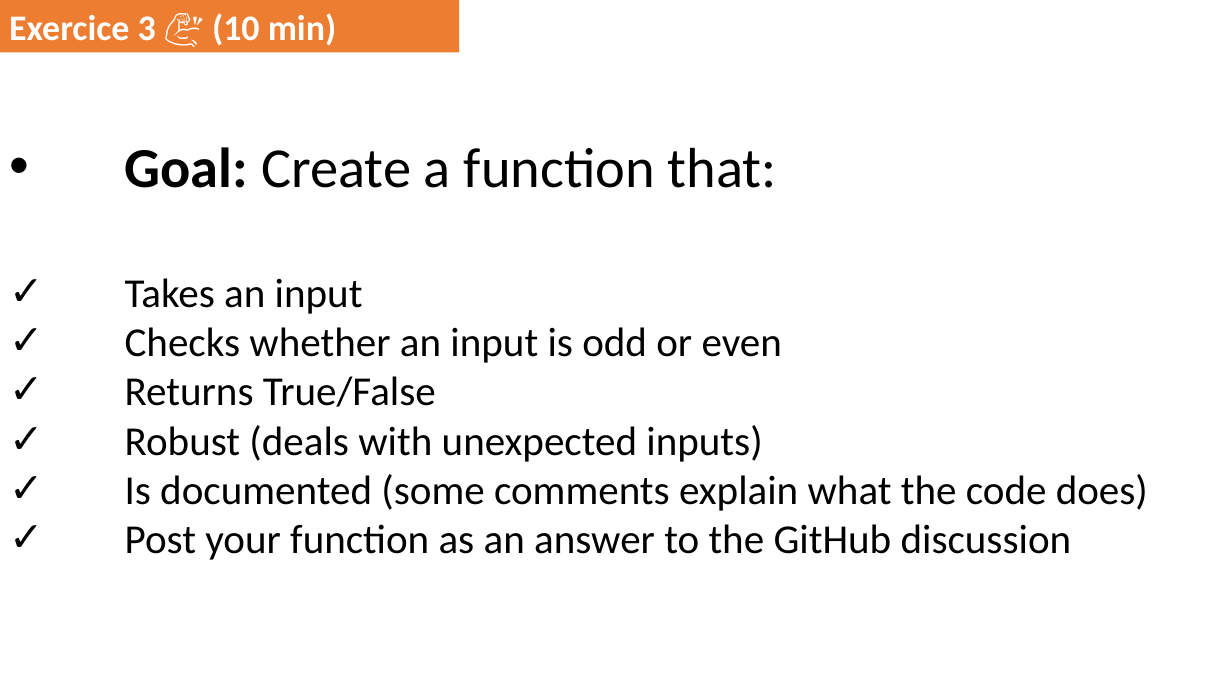
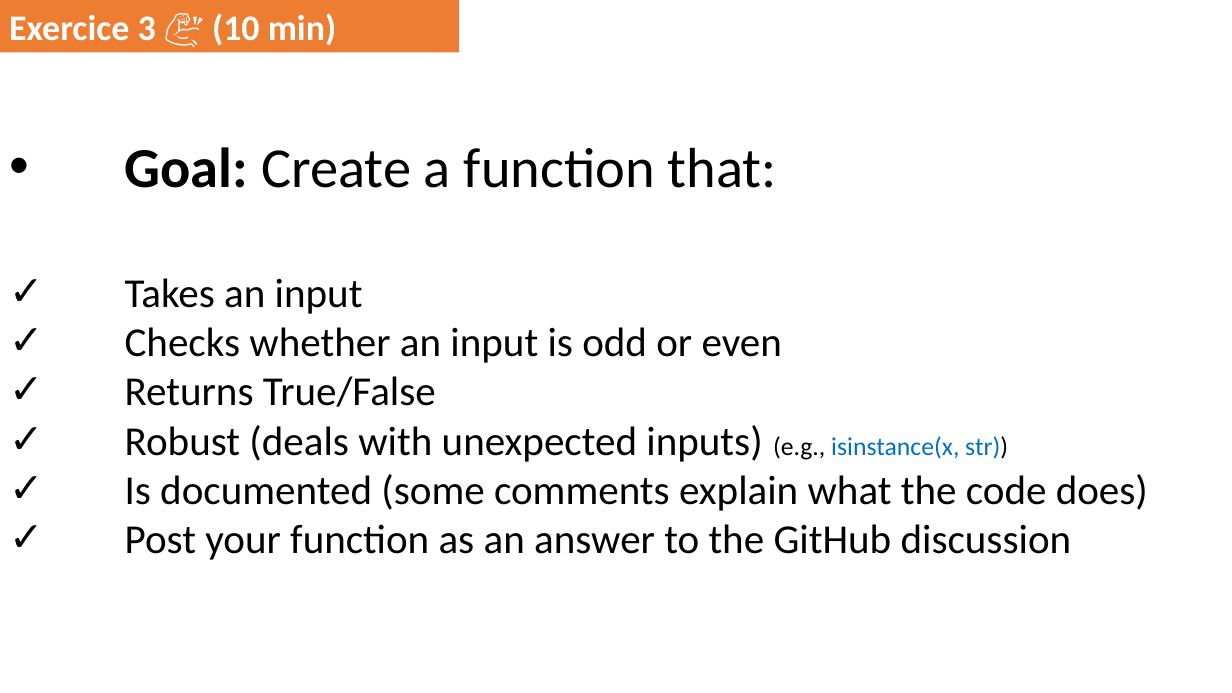
Before and after one commit to DominiqueMakowski/teaching, a slide deck: slide 18 of Python/2022_Zurich/AdvancedPython_2022.pptx. Drawn at 1232x693 pixels with LibreOffice and Linux fonts; fonts in the diff are those of the drawing. Boxes give left, top, right and bottom in pixels: in the first picture for what was removed or moved away, otherwise in the second. Text is boxed around its words. In the diff, an @@ line names an element or a change of style, - is before the commit and + after.

```diff
--- a/Python/2022_Zurich/AdvancedPython_2022.pptx
+++ b/Python/2022_Zurich/AdvancedPython_2022.pptx
@@ text at [125,425,1008,462]: text changed @@
-✓ Robust (deals with unexpected inputs)
+✓ Robust (deals with unexpected inputs) (e.g., isinstance(x, str))
```
Also in this commit, not shown: 2 other slides changed.
